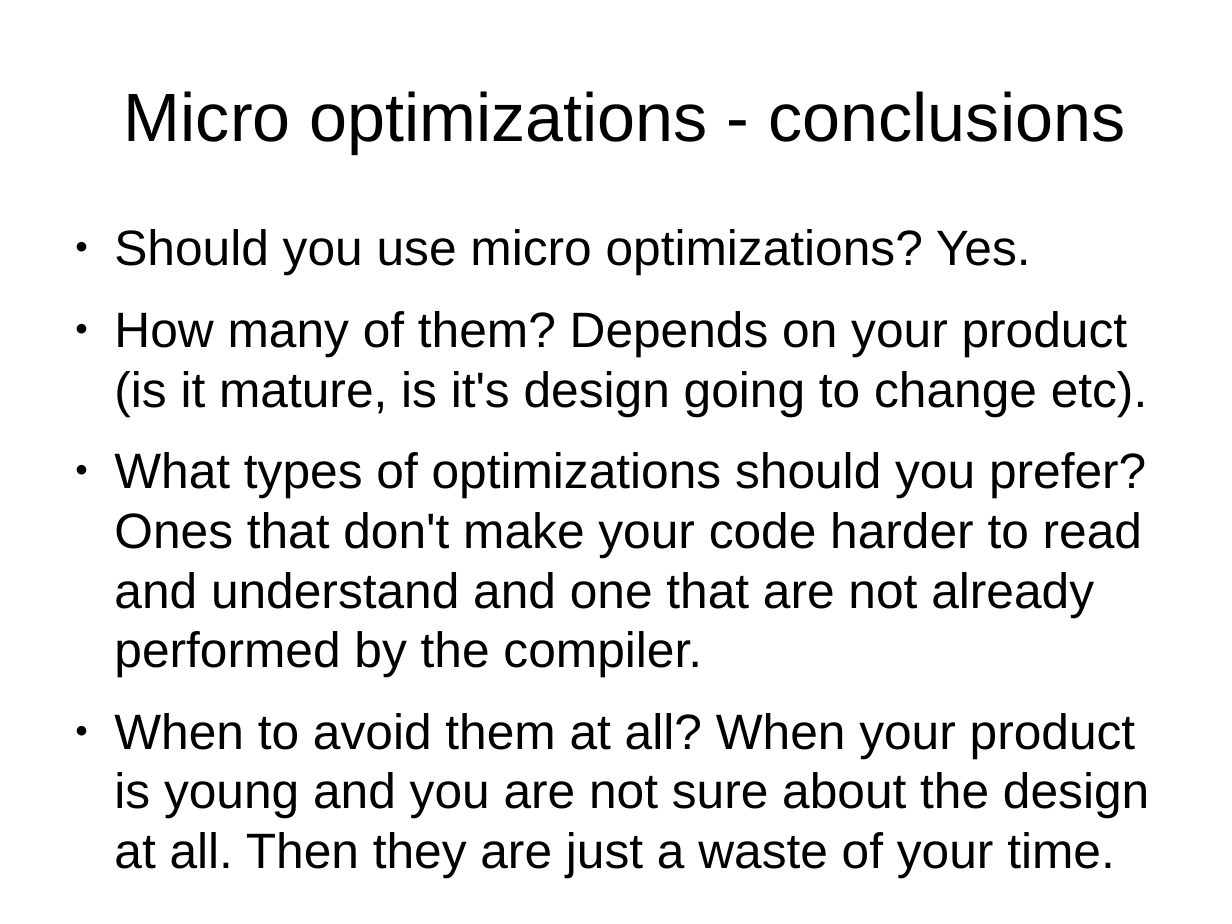
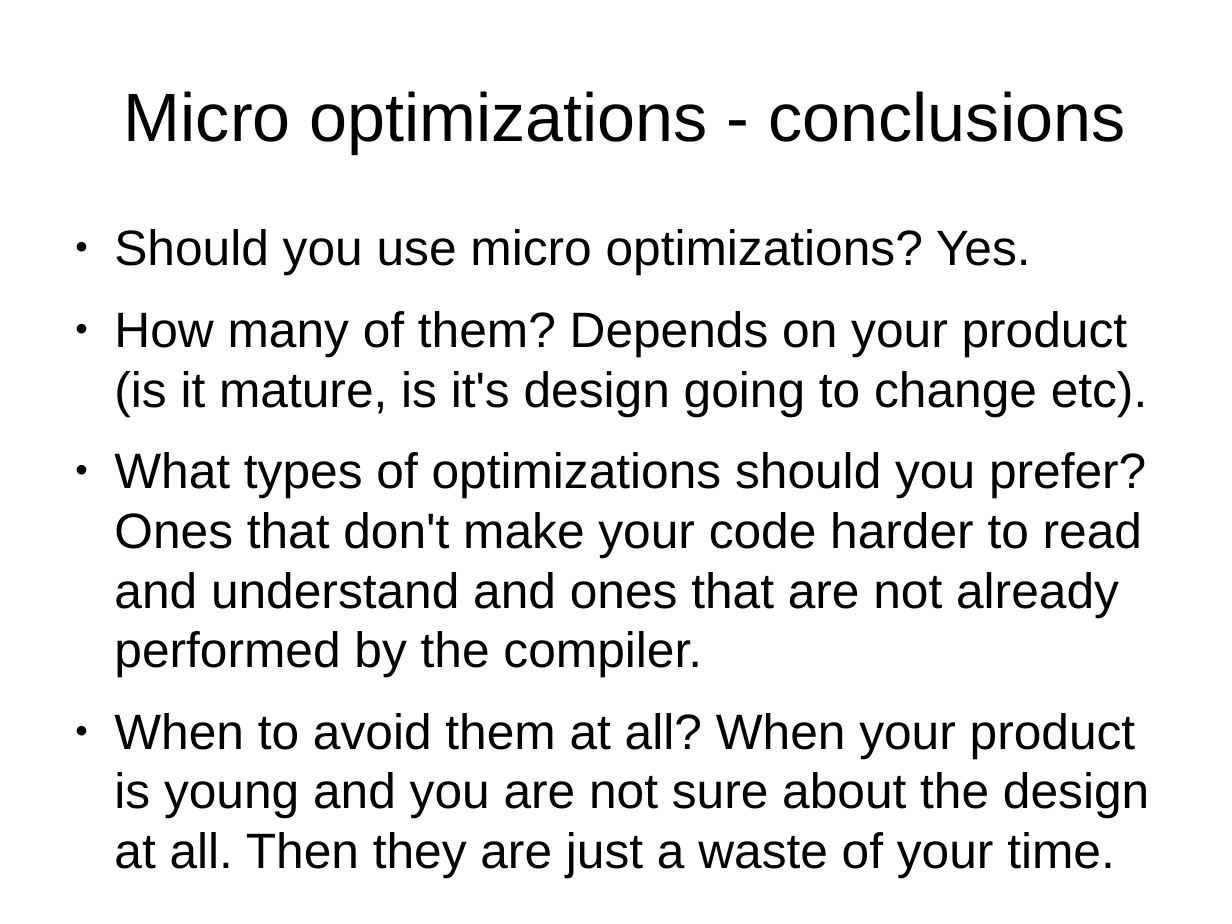
Before and after one commit to veltzer/demos-linux, a slide deck: slide 15 of doc/effective_cplusplus.odp. Drawn at 1232x924 pixels with LibreOffice and Linux fonts; fonts in the diff are those of the drawing. Boxes give left, top, right and bottom in pixels: in the first picture for what was removed or moved away, otherwise in the second. Text is boxed around its words. In the diff, an @@ line names an element or a change of style, - is before the commit and + after.

Commit message:
small fix and ppt version

```diff
--- a/doc/effective_cplusplus.odp
+++ b/doc/effective_cplusplus.odp
@@ text at (x1=114, y1=452, x2=1146, y2=677): text changed @@
-● What types of optimizations should you prefer? Ones that don't make your code harder to read and understand and one that are not already performed by the compiler.
+● What types of optimizations should you prefer? Ones that don't make your code harder to read and understand and ones that are not already performed by the compiler.
```
